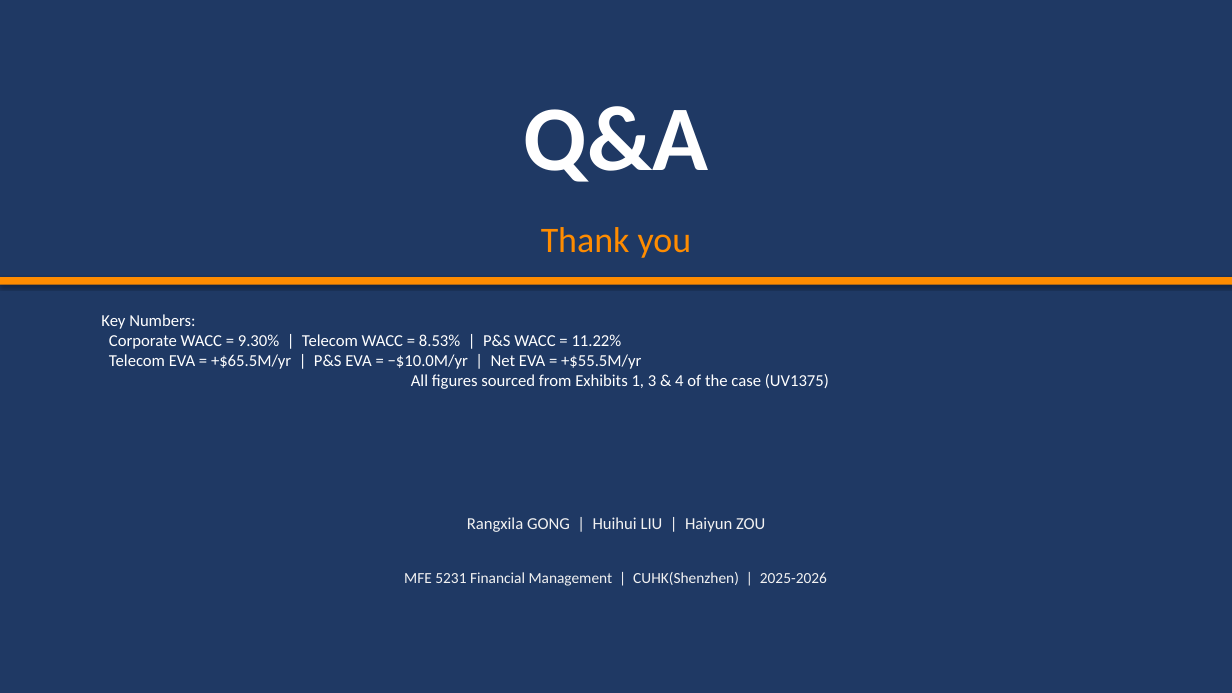
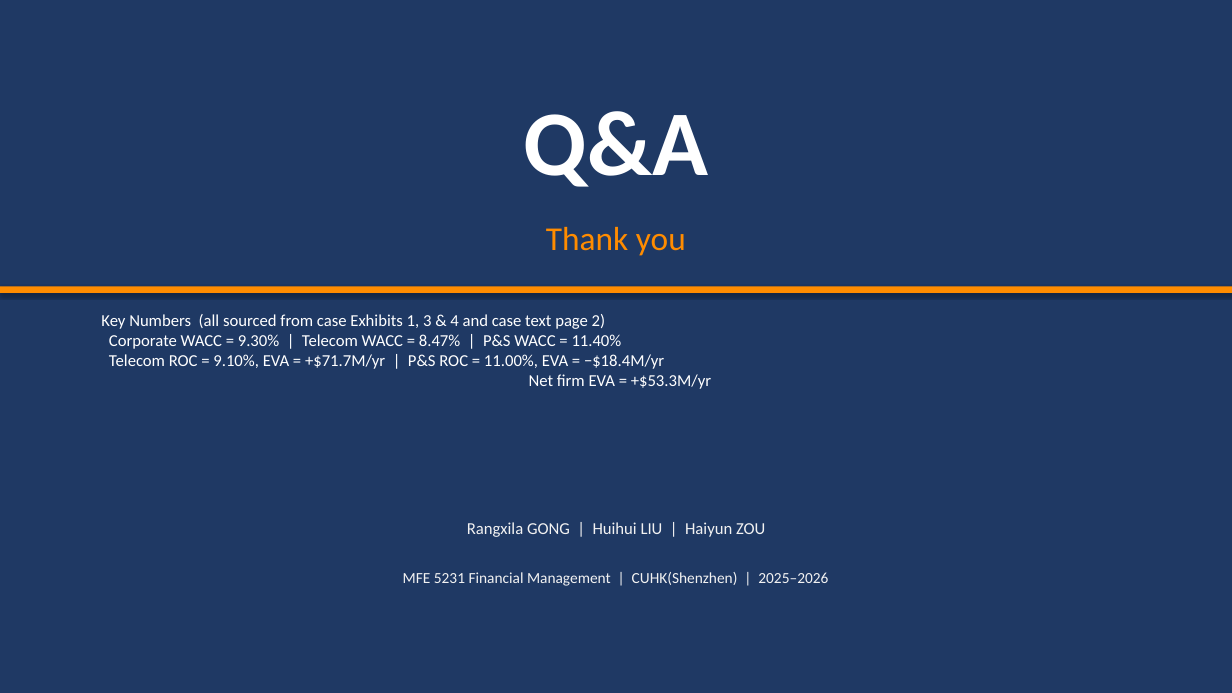
Before and after one commit to zou-haiyun-316/mfe5231casestudy, a slide deck: slide 13 of TeleTech_Case4_Presentation.pptx (slide 14 before the commit). Drawn at 1232x693 pixels with LibreOffice and Linux fonts; fonts in the diff are those of the drawing. Boxes give left, top, right and bottom in pixels: in the first picture for what was removed or moved away, otherwise in the second. Text is boxed around its words. In the diff, an @@ line names an element or a change of style, - is before the commit and + after.

Commit message:
refactor: restructure to Intro/Problem/Method/Solution/Conclusion per professor guidance
- Use Exhibit 3 industry averages directly (no unlever/relever, no filtering)
- Telecom WACC: 8.47% (beta=1.04, D/V=27.1%, Telecom Services avg)
- P&S WACC: 11.40% (beta=1.36, D/V=9.2%, Equipment+Computer blended avg)
- EVA: Telecom +71.7M, P&S -18.4M, Net +53.3M
- PPT: 13 slides, 5-part structure (Intro/Problem/Method/Solution/Conclusion)

```diff
--- a/TeleTech_Case4_Presentation.pptx
+++ b/TeleTech_Case4_Presentation.pptx
@@ text "Q&A": place and size @@
-text "Q&A" at (524,106,708,182)
+text "Q&A" at (524,111,708,187)
@@ text "Thank you" at (546,227,686,256): size 28 to 26 pt @@
@@ rectangle: place and size @@
-rectangle at (0,277,1232,285)
+rectangle at (0,287,1232,293)
@@ text at (101,314,711,389): text changed @@
-Key Numbers:
-Corporate WACC = 9.30% | Telecom WACC = 8.53% | P&S WACC = 11.22%
-Telecom EVA = +$65.5M/yr | P&S EVA = −$10.0M/yr | Net EVA = +$55.5M/yr
-All figures sourced from Exhibits 1, 3 & 4 of the case (UV1375)
+Key Numbers (all sourced from case Exhibits 1, 3 & 4 and case text page 2)
+Corporate WACC = 9.30% | Telecom WACC = 8.47% | P&S WACC = 11.40%
+Telecom ROC = 9.10%, EVA = +$71.7M/yr | P&S ROC = 11.00%, EVA = −$18.4M/yr
+Net firm EVA = +$53.3M/yr
@@ text "Rangxila GONG | Huihui LIU ...": place and size @@
-text "Rangxila GONG | Huihui LIU ..." at (467,517,765,532)
+text "Rangxila GONG | Huihui LIU ..." at (467,522,765,537)
@@ text at (403,572,828,586): text changed @@
-MFE 5231 Financial Management | CUHK(Shenzhen) | 2025-2026
+MFE 5231 Financial Management | CUHK(Shenzhen) | 2025–2026
```
Also in this commit, not shown: 4 other slides changed, 8 slides added, 9 slides removed, 1 other file.
